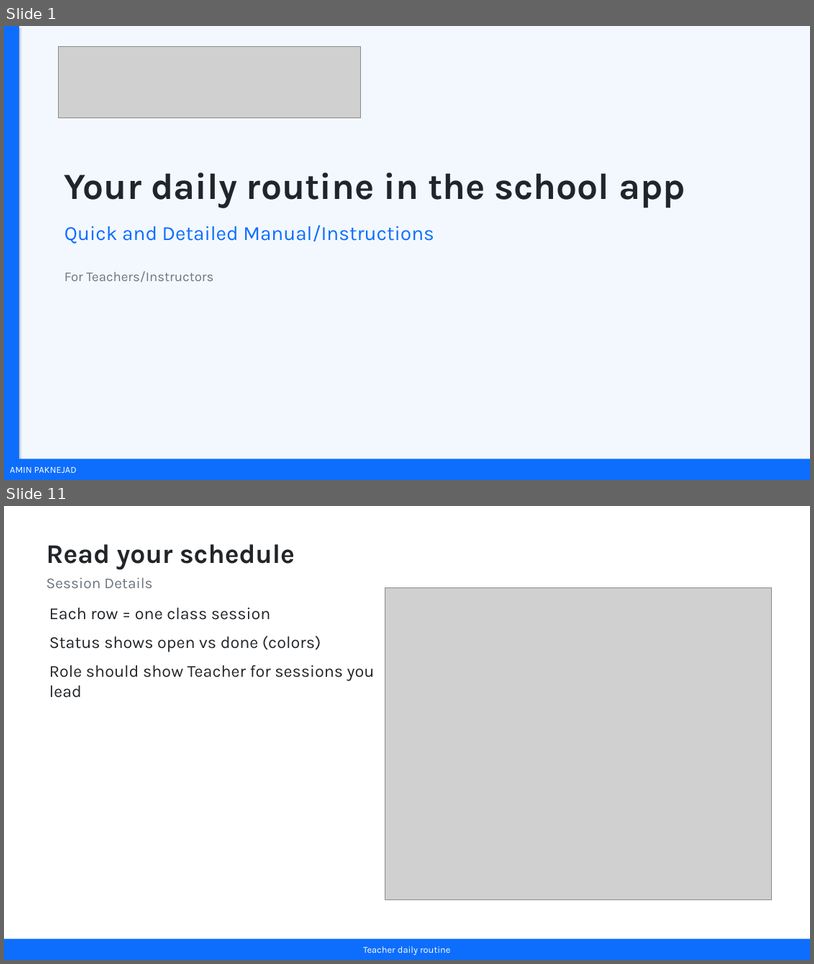
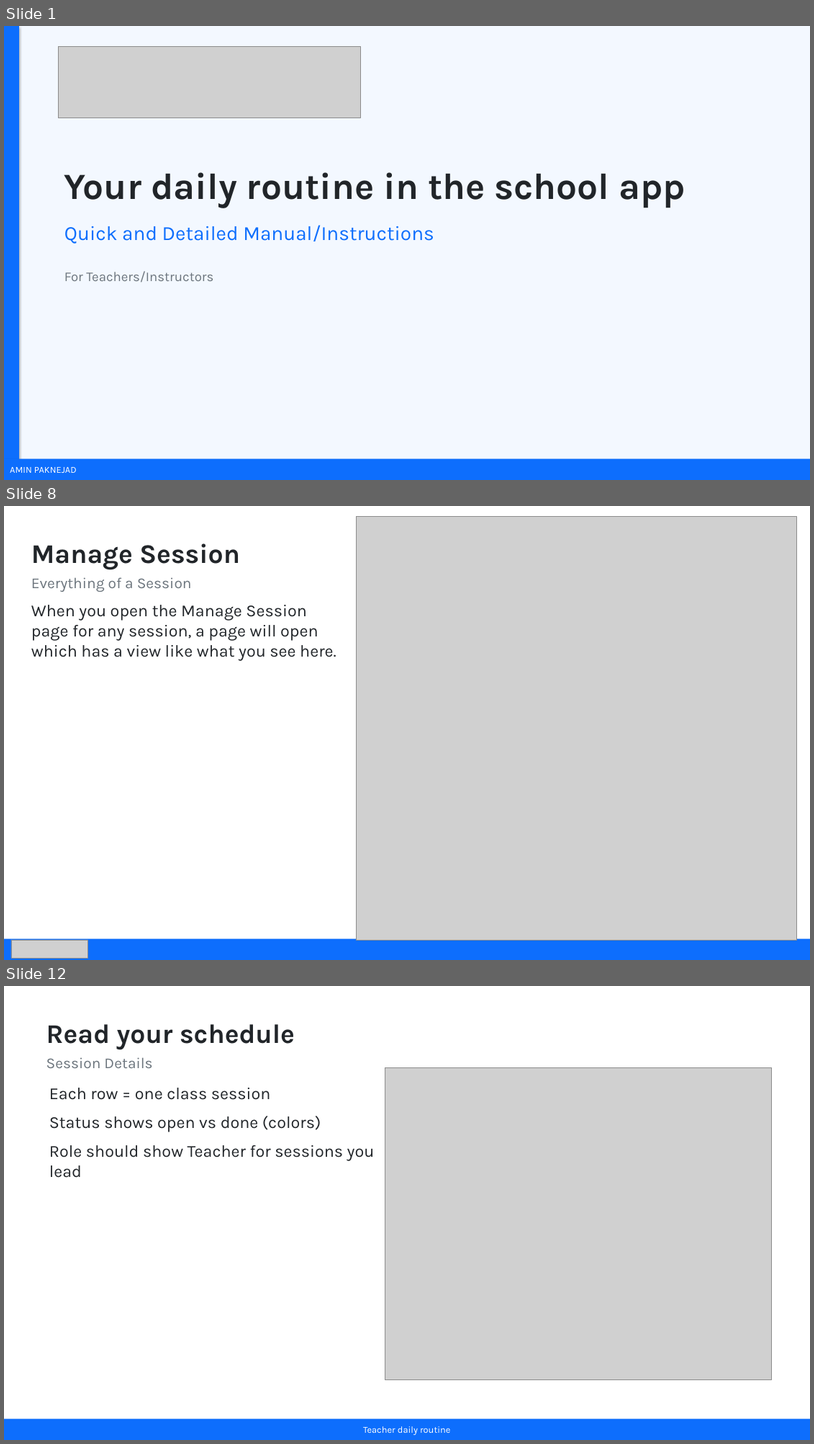
Before and after one commit to amin83p/Website-Core-Package, a slide deck: docs/training/teacher-daily-app/Teacher-Daily-App-Training.pptx. Shown one above the other, each under a label of ours: slides 1 and 11 before the commit, slides 1, 8 and 12 after it; the slides between them are not shown. The pictures are 814x964 and 814x1444 pixels, drawn with LibreOffice and Linux fonts; fonts in the diff are those of the drawing; grey boxes stand for pictures. Boxes give left, top, right and bottom in pixels: in the first picture for what was removed or moved away, otherwise in the second. Text is boxed around its words. In the diff, an @@ line names an element or a change of style, - is before the commit and + after.

```diff
--- a/docs/training/teacher-daily-app/Teacher-Daily-App-Training.pptx
+++ b/docs/training/teacher-daily-app/Teacher-Daily-App-Training.pptx
@@ slide 8 added at box(4, 506, 810, 960), background #FFFFFF @@
@@ picture added at box(357, 517, 797, 939) @@
@@ text added at box(31, 543, 240, 592), 18 pt, text #6C757D @@
+Manage Session
+Everything of a Session
@@ text added at box(31, 605, 337, 660), 20 pt, text #212529 @@
+When you open the Manage Session page for any session, a page will open which has a view like what you see here.
@@ rectangle added at box(4, 939, 810, 960), fill #0D6EFD @@
@@ picture added at box(11, 939, 88, 958) @@
@@ what was slide 11 is now slide 12 @@
```
Also in this commit, not shown: 9 slides changed, 1 other file.
